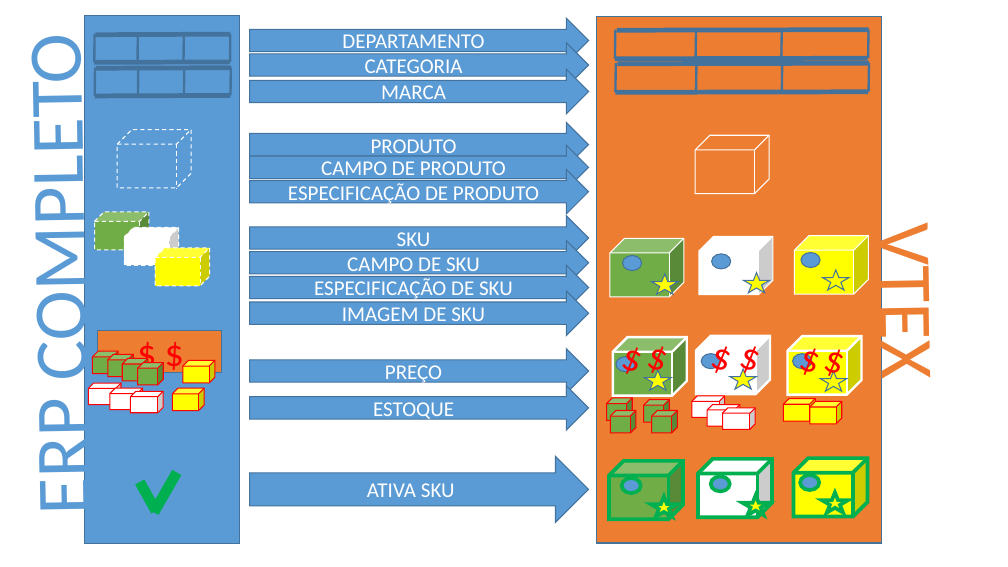
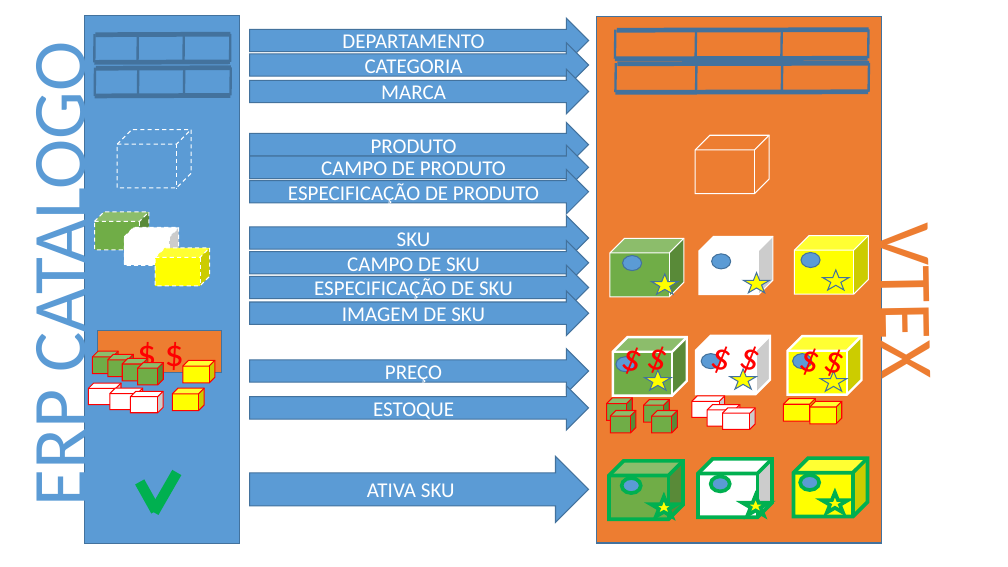
Before and after one commit to adrianoaguiar/vcs.integration.samples, a slide deck: slide 3 of integracao/SKU to VTEXADMIN to SITE.pptx. Drawn at 1008x567 pixels with LibreOffice and Linux fonts; fonts in the diff are those of the drawing. Boxes give left, top, right and bottom in pixels: in the first picture for what was removed or moved away, otherwise in the second. Text is boxed around its words. In the diff, an @@ line names an element or a change of style, - is before the commit and + after.

```diff
--- a/integracao/SKU to VTEXADMIN to SITE.pptx
+++ b/integracao/SKU to VTEXADMIN to SITE.pptx
@@ text "ERP CATALOGO" at (13, 75, 105, 504): rotation 269 to 270 degrees @@
@@ text at (13, 75, 105, 504): text changed @@
-ERP COMPLETO
+ERP CATALOGO
```
Also in this commit, not shown: 4 other slides changed, 11 other files.
